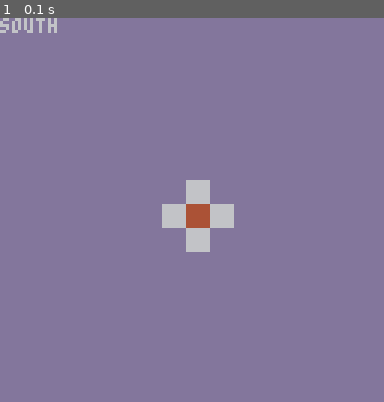
Above: before the commit, frame 1.
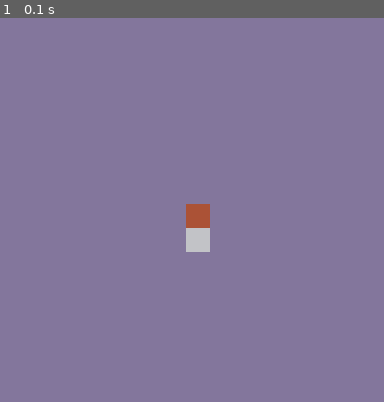
Above: after the commit, the same moment.

Repository: maleker86/puxor
Game: PICO-8 cartridge puxor.p8
Same seed, same stepped clock (60 frames per second), same inputs: the game is played once before the commit and once after it.
Inputs:
- Up to frame 1 (0.1 s): no input

The runs differ from the first frame. In frame 1, 1.5% of the frame differs, in the area x 0-61%, y 0-55%.

Commit message:
draw 1 tile n e s w of origin on startup

Diff:
--- a/puxor.p8
+++ b/puxor.p8
@@ -38,8 +38,7 @@
 	rectfill(sx,sy,sx+7,sy+7,pathcol)
 
 -- print(random)
- drawpath()
- choosepath()
+ drawpath(choosepath())
 end
 -->8
 --paths
@@ -76,18 +75,6 @@
  	down={dx,dy}
 end
 
-function drawpath()
- --l
- rectfill(lx,ly,lx+7,sy+7,lcol)
- --r
- rectfill(rx,ry,rx+7,ry+7,rcol)
- --u
- rectfill(ux,uy,ux+7,uy+7,ucol)
- --d
- rectfill(dx,dy,dx+7,dy+7,dcol)
-
-end
-
 function choosepath()
   --choose path direction
  n=1
@@ -96,18 +83,42 @@
  w=4
 
  if random==n then
-  print("north")
+  return n
  elseif random==e then
-  print("east")
+  return e
  elseif random==s then
-  print("south")
+  return s
  elseif random==w then
-  print("west")
+  return w
  else
   print("error")
  end
 
 end
+
+function drawpath(path)
+ --l
+ if path == w then
+  rectfill(lx,ly,lx+7,sy+7,lcol)
+ end
+
+ --r
+ if path == e then
+  rectfill(rx,ry,rx+7,ry+7,rcol)
+ end
+
+ --u
+ if path == n then
+  rectfill(ux,uy,ux+7,uy+7,ucol)
+ end
+
+ --d
+ if path == s then
+  rectfill(dx,dy,dx+7,dy+7,dcol)
+ end
+end
+
+
 __gfx__
 00000000000000000000000000000000000000000000000000000000000000000000000000000000000000000000000000000000000000000000000000000000
 00000000000000000000000000000000000000000000000000000000000000000000000000000000000000000000000000000000000000000000000000000000
